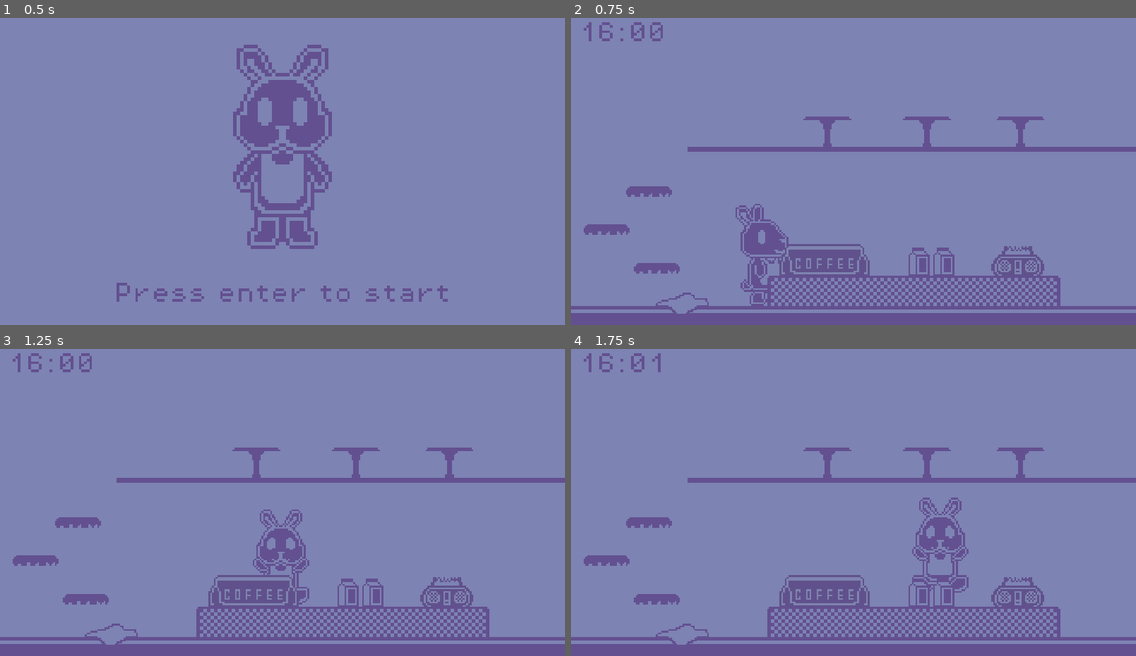
Above: before the commit, frames 1-4 (two rows, left to right).
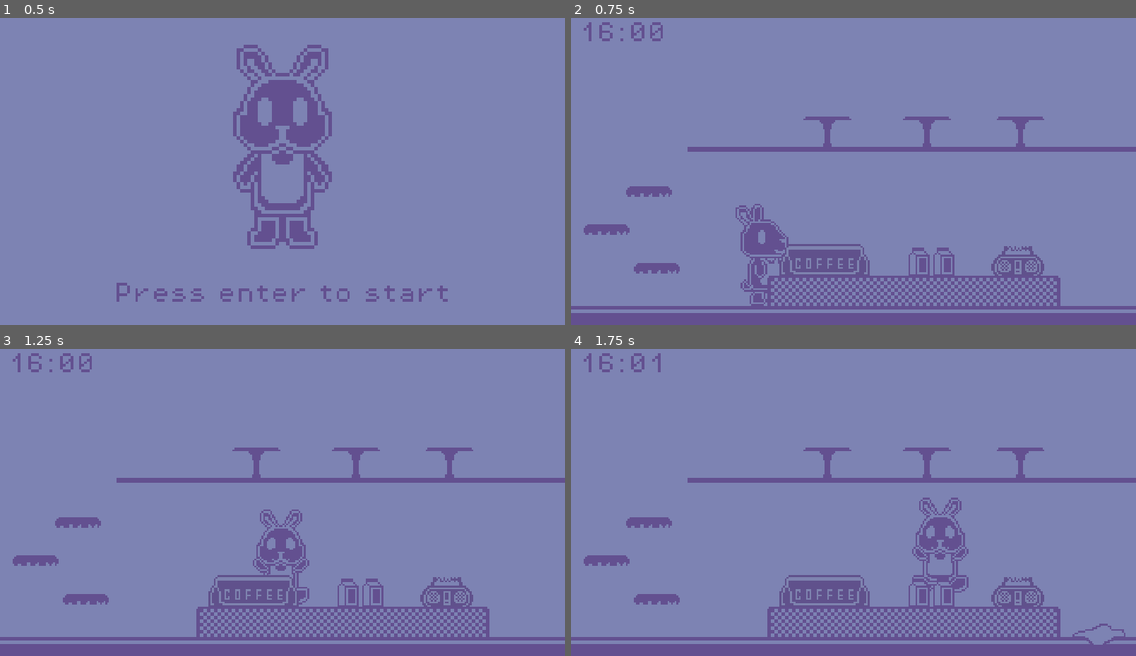
Above: after the commit, the same moments.

Repository: yndajas/1-bit-jam-2
Game: Godot game, scene res://scenes/menu.tscn
The game is run twice, just before and just after one commit, with the same random seed, the same clock (stepped at 60 frames per second) and the same inputs. The project has no main scene, so this scene is started directly.
Inputs:
- Up to frame 1 (0.5 s): no input
- Up to frame 2 (0.75 s): tap Enter (start_game) at 0.5 s; hold Right (move_right) from 0.53 s (still down); hold F (interact) from 0.53 s (still down)
- Up to frame 3 (1.25 s): keep holding Right (move_right); keep holding F (interact); tap Space (jump) at 0.77 s; tap Enter (start_game) at 0.8 s
- Up to frame 4 (1.75 s): keep holding Right (move_right); release F (interact) at 1.28 s; tap Enter (start_game) at 1.35 s; tap Space (jump) at 1.52 s; tap F (interact) at 1.55 s

Frame 1 is identical in both runs. In frame 2, 0.1% of the frame differs, in the area x 15-25%, y 89-97%; in frame 3, 0.1%; in frame 4, 0.3%, in the area x 15-99%, y 89-97%.

Commit message:
Render spillage in random position
The position must be on a floor and not overlapping with the counter
(where other area nodes player collisions would overlap)

Also:
- rename vomit "spillage"
- update some nodes to scale the parent, not a specific child

Diff:
--- a/scenes/main.tscn
+++ b/scenes/main.tscn
@@ -14,13 +14,12 @@
 [ext_resource type="Texture2D" uid="uid://b0qtsctbixbr5" path="res://assets/images/sprites/table.png" id="9_bfqyb"]
 [ext_resource type="Theme" uid="uid://xerbaooedi4j" path="res://assets/themes/theme.tres" id="10_mf6td"]
 [ext_resource type="Script" path="res://scripts/oat_milk.gd" id="11_hxc5e"]
-[ext_resource type="PackedScene" uid="uid://clqeebn4ppuyf" path="res://scenes/spillage.tscn" id="15_8a5r1"]
 
 [sub_resource type="RectangleShape2D" id="RectangleShape2D_jr63u"]
-size = Vector2(640, 22)
+size = Vector2(320, 11)
 
 [sub_resource type="RectangleShape2D" id="RectangleShape2D_gxfe4"]
-size = Vector2(508, 6)
+size = Vector2(254, 3)
 
 [sub_resource type="RectangleShape2D" id="RectangleShape2D_qagx8"]
 size = Vector2(51, 18)
@@ -36,22 +35,21 @@
 
 [node name="GroundFloor" type="StaticBody2D" parent="."]
 position = Vector2(320, 349)
+scale = Vector2(2, 2)
 
 [node name="Sprite2D" type="Sprite2D" parent="GroundFloor"]
 position = Vector2(2.08165e-12, 2.08165e-12)
-scale = Vector2(2, 2)
 texture = ExtResource("2_y1cll")
 
 [node name="CollisionShape2D" type="CollisionShape2D" parent="GroundFloor"]
-position = Vector2(2.08165e-12, 2.08165e-12)
 shape = SubResource("RectangleShape2D_jr63u")
 
 [node name="TopFloor" type="StaticBody2D" parent="."]
 position = Vector2(386, 160)
+scale = Vector2(2, 2)
 
 [node name="Sprite2D" type="Sprite2D" parent="TopFloor"]
 position = Vector2(2.08165e-12, 2.08165e-12)
-scale = Vector2(2, 2)
 texture = ExtResource("3_5biiq")
 
 [node name="CollisionShape2D" type="CollisionShape2D" parent="TopFloor"]
@@ -68,6 +66,21 @@
 
 [node name="Player" parent="." instance=ExtResource("4_i60v0")]
 position = Vector2(193, 274)
+
+[node name="Table0" type="Sprite2D" parent="."]
+position = Vector2(290, 140)
+scale = Vector2(2, 2)
+texture = ExtResource("9_bfqyb")
+
+[node name="Table1" type="Sprite2D" parent="."]
+position = Vector2(403, 140)
+scale = Vector2(2, 2)
+texture = ExtResource("9_bfqyb")
+
+[node name="Table2" type="Sprite2D" parent="."]
+position = Vector2(509, 140)
+scale = Vector2(2, 2)
+texture = ExtResource("9_bfqyb")
 
 [node name="Counter" type="Sprite2D" parent="."]
 position = Vector2(388, 321)
@@ -115,25 +128,6 @@
 [node name="CollisionShape2D" type="CollisionShape2D" parent="OatMilk"]
 shape = SubResource("RectangleShape2D_250ft")
 
-[node name="Table0" type="Sprite2D" parent="."]
-position = Vector2(290, 140)
-scale = Vector2(2, 2)
-texture = ExtResource("9_bfqyb")
-
-[node name="Table1" type="Sprite2D" parent="."]
-position = Vector2(403, 140)
-scale = Vector2(2, 2)
-texture = ExtResource("9_bfqyb")
-
-[node name="Table2" type="Sprite2D" parent="."]
-position = Vector2(509, 140)
-scale = Vector2(2, 2)
-texture = ExtResource("9_bfqyb")
-
-[node name="Spillage" parent="." node_paths=PackedStringArray("player") instance=ExtResource("15_8a5r1")]
-position = Vector2(126, 336)
-player = NodePath("../Player")
-
 [node name="ClockText" type="RichTextLabel" parent="."]
 offset_left = 8.0
 offset_top = 16.0
--- a/scenes/spillage.tscn
+++ b/scenes/spillage.tscn
@@ -1,7 +1,7 @@
 [gd_scene load_steps=4 format=3 uid="uid://clqeebn4ppuyf"]
 
-[ext_resource type="Texture2D" uid="uid://bp7gllxuv2iw0" path="res://assets/images/sprites/vomit.png" id="1_arkfn"]
 [ext_resource type="Script" path="res://scripts/spillage.gd" id="1_rlufd"]
+[ext_resource type="Texture2D" uid="uid://bp7gllxuv2iw0" path="res://assets/images/sprites/spillage.png" id="2_ofjsx"]
 
 [sub_resource type="RectangleShape2D" id="RectangleShape2D_7ef6h"]
 size = Vector2(30, 13)
@@ -11,7 +11,7 @@
 script = ExtResource("1_rlufd")
 
 [node name="Sprite2D" type="Sprite2D" parent="."]
-texture = ExtResource("1_arkfn")
+texture = ExtResource("2_ofjsx")
 
 [node name="CollisionShape2D" type="CollisionShape2D" parent="."]
 shape = SubResource("RectangleShape2D_7ef6h")
--- a/scenes/step.tscn
+++ b/scenes/step.tscn
@@ -4,13 +4,13 @@
 
 [node name="Step" type="StaticBody2D"]
 position = Vector2(95, 289)
+scale = Vector2(2, 2)
 
 [node name="Sprite2D" type="Sprite2D" parent="."]
 position = Vector2(2.08165e-12, 2.08165e-12)
-scale = Vector2(2, 2)
 texture = ExtResource("1_r0qng")
 
 [node name="CollisionPolygon2D" type="CollisionPolygon2D" parent="."]
 position = Vector2(2.08165e-12, 2.08165e-12)
-polygon = PackedVector2Array(24, 6, -24, 6, -26, 4, -26, -2, -22, -6, 22, -6, 26, -2, 26, 4)
+polygon = PackedVector2Array(12, 3, -12, 3, -13, 2, -13, -1, -11, -3, 11, -3, 13, -1, 13, 2)
 one_way_collision = true
--- a/scripts/main.gd
+++ b/scripts/main.gd
@@ -1,7 +1,20 @@
 extends Node2D
 
+var spillage_scene: PackedScene = preload("res://scenes/spillage.tscn")
 var time: float = 960.0
 @onready var clock_text: RichTextLabel = $ClockText
+@onready var counter_half_width: int = floori($Counter.get_rect().size[0] / 2.0 * $Counter.scale.x)
+@onready var counter_left_edge: int = floori($Counter.position.x - counter_half_width)
+@onready var counter_right_edge: int = floori($Counter.position.x + counter_half_width)
+@onready var oat_milk: Area2D = $OatMilk
+@onready var player: CharacterBody2D = $Player
+@onready var top_floor_left_edge = floori(
+	$TopFloor.position.x - $TopFloor/Sprite2D.get_rect().size[0] / 2.0 * $TopFloor.scale.x
+)
+
+
+func _ready() -> void:
+	oat_milk.connect("oat_milk_drunk", on_oat_milk_drunk)
 
 
 func _physics_process(delta: float) -> void:
@@ -12,6 +25,57 @@
 		get_tree().change_scene_to_file("res://scenes/menu.tscn")
 
 
+func on_oat_milk_drunk() -> void:
+	var spillage: Area2D = spillage_scene.instantiate()
+	var spillage_half_width: int = ceili(
+		spillage.get_node("Sprite2D").get_rect().size[0] / 2.0 * spillage.scale.x
+	)
+	spillage.global_position = (
+		[
+			spillage_position_bottom_left(spillage_half_width),
+			spillage_position_bottom_right(spillage_half_width),
+			spillage_position_top(spillage_half_width)
+		]
+		. pick_random()
+	)
+	spillage.player = player
+	spillage.connect("spillage_cleaned", on_spillage_cleaned)
+	oat_milk.add_sibling.call_deferred(spillage)
+
+
+func on_spillage_cleaned() -> void:
+	oat_milk.on_spillage_cleaned()
+
+
+func spillage_position_bottom_left(spillage_half_width: int) -> Vector2:
+	return Vector2(
+		randi_range(
+			Global.PLAYABLE_LEFT_EDGE + spillage_half_width, counter_left_edge - spillage_half_width
+		),
+		336
+	)
+
+
+func spillage_position_bottom_right(spillage_half_width: int) -> Vector2:
+	return Vector2(
+		randi_range(
+			counter_right_edge + spillage_half_width,
+			Global.PLAYABLE_RIGHT_EDGE - spillage_half_width
+		),
+		336
+	)
+
+
+func spillage_position_top(spillage_half_width: int) -> Vector2:
+	return Vector2(
+		randi_range(
+			top_floor_left_edge + spillage_half_width,
+			Global.PLAYABLE_RIGHT_EDGE - spillage_half_width
+		),
+		154
+	)
+
+
 func update_clock() -> void:
 	var hours: int = floori(time / 60)
 	var minutes: int = int(time) % 60
--- a/scripts/oat_milk.gd
+++ b/scripts/oat_milk.gd
@@ -10,8 +10,10 @@
 	if player_in_range && !drunk && Input.is_action_just_pressed("interact"):
 		drunk = true
 		emit_signal("oat_milk_drunk")
-		print_debug("oat milk drunk")
-		# render vomit
+
+
+func on_spillage_cleaned() -> void:
+	drunk = false
 
 
 func _on_body_entered(body: Node2D) -> void:
Renamed: assets/images/sprites/vomit.png -> assets/images/sprites/spillage.png
Not shown, changed: assets/images/sprites/spillage.png.import
Not shown: 1 places in scenes/main.tscn that only renumber resources
Not shown, changed: TODO.md
